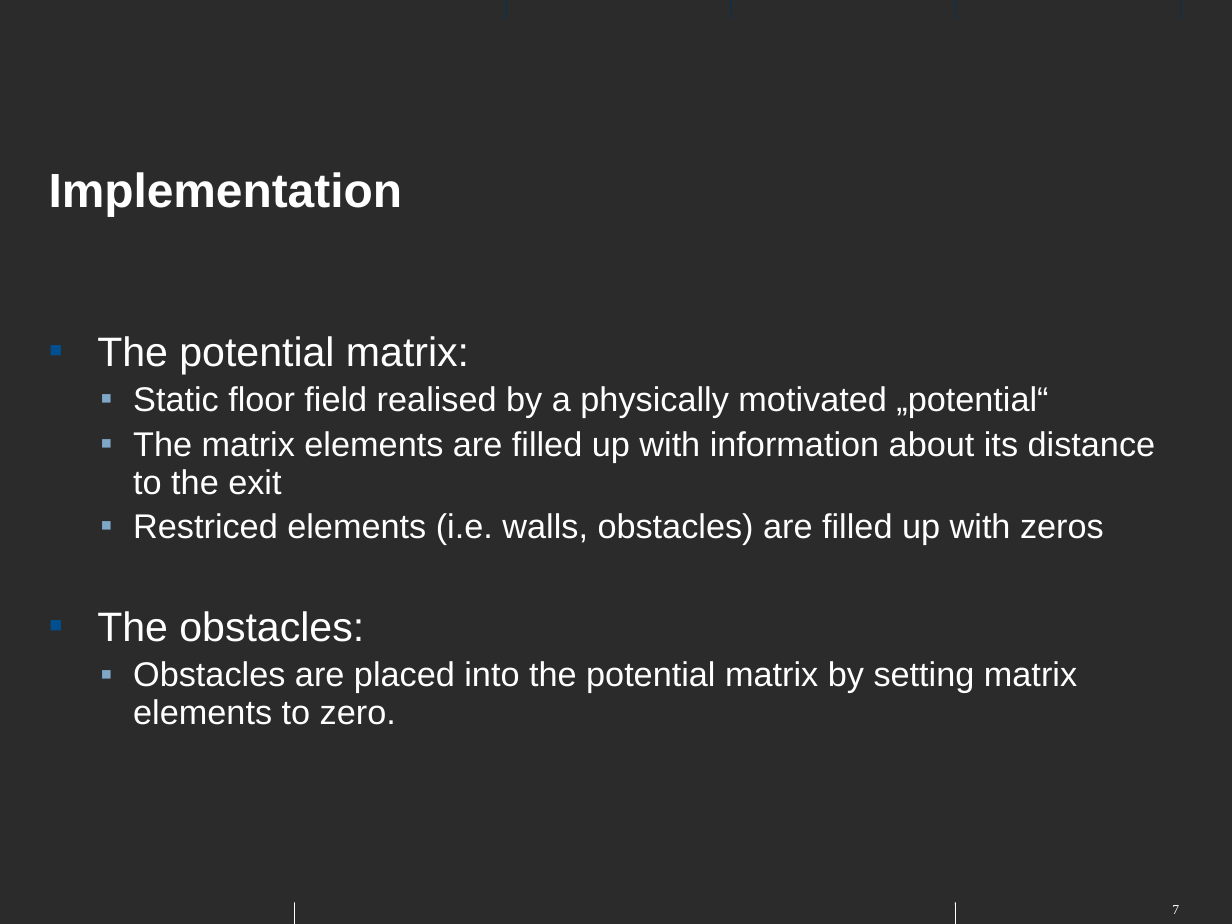
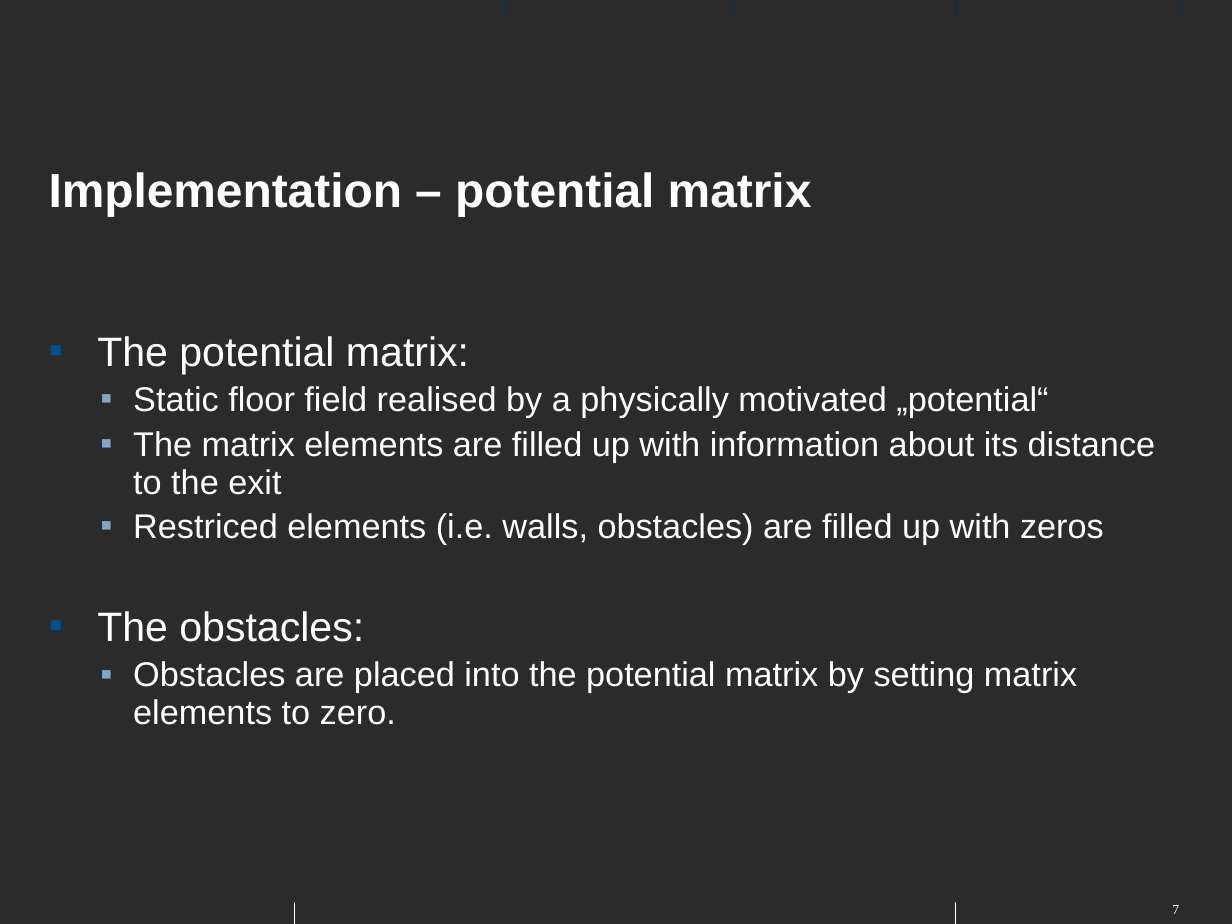
Before and after one commit to nfloery/crowd-flow-optimization, a slide deck: slide 7 of presentation/cfo.odp. Drawn at 1232x924 pixels with LibreOffice and Linux fonts; fonts in the diff are those of the drawing; background and template pictures are left out; a plain dark background stands for a picture behind light text. Boxes give left, top, right and bottom in pixels: in the first picture for what was removed or moved away, otherwise in the second. Text is boxed around its words. In the diff, an @@ line names an element or a change of style, - is before the commit and + after.

```diff
--- a/presentation/cfo.odp
+++ b/presentation/cfo.odp
@@ title at (49, 172, 812, 217): text changed @@
-Implementation
+Implementation – potential matrix
```
Also in this commit, not shown: 7 other slides changed, 4 slides added.
